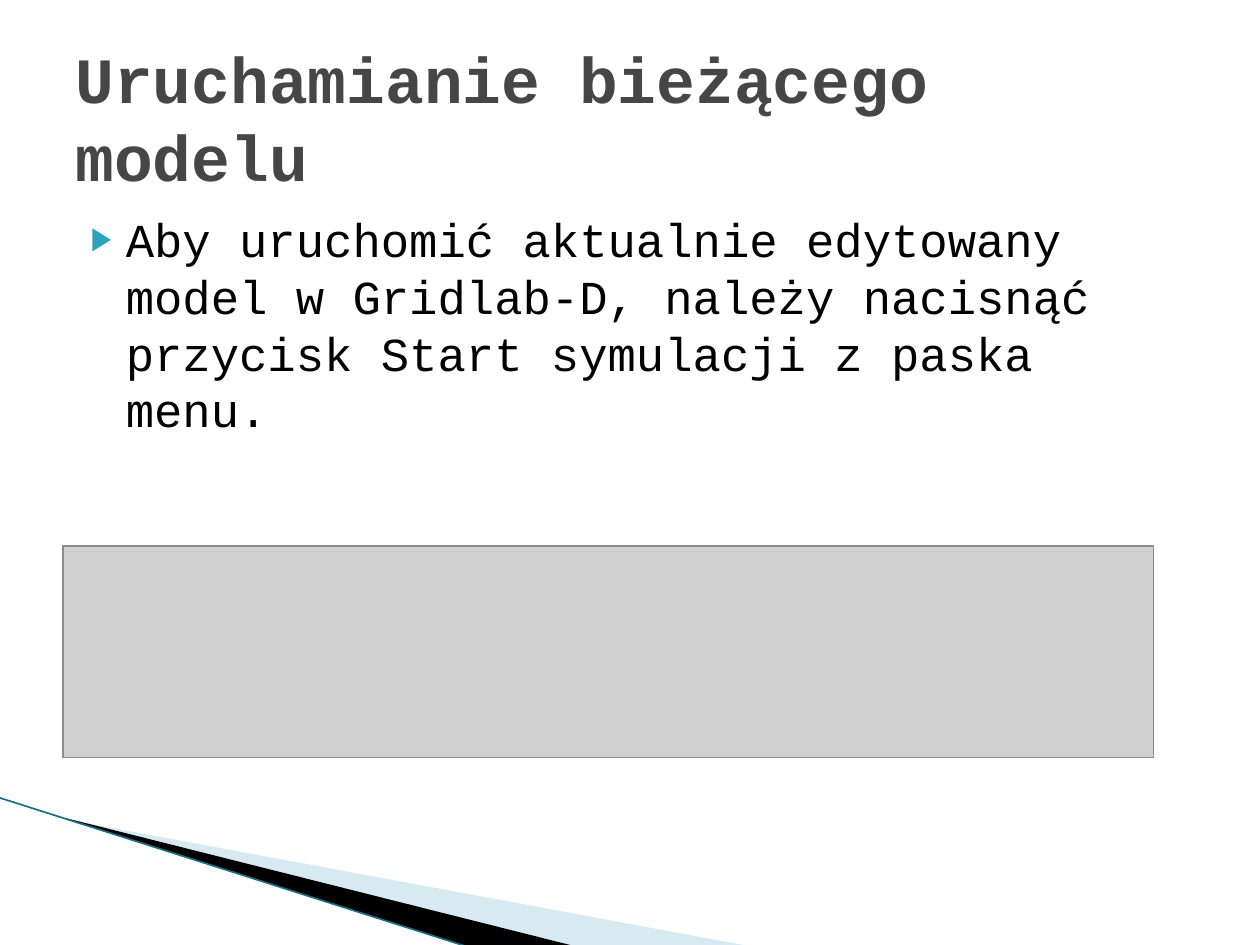
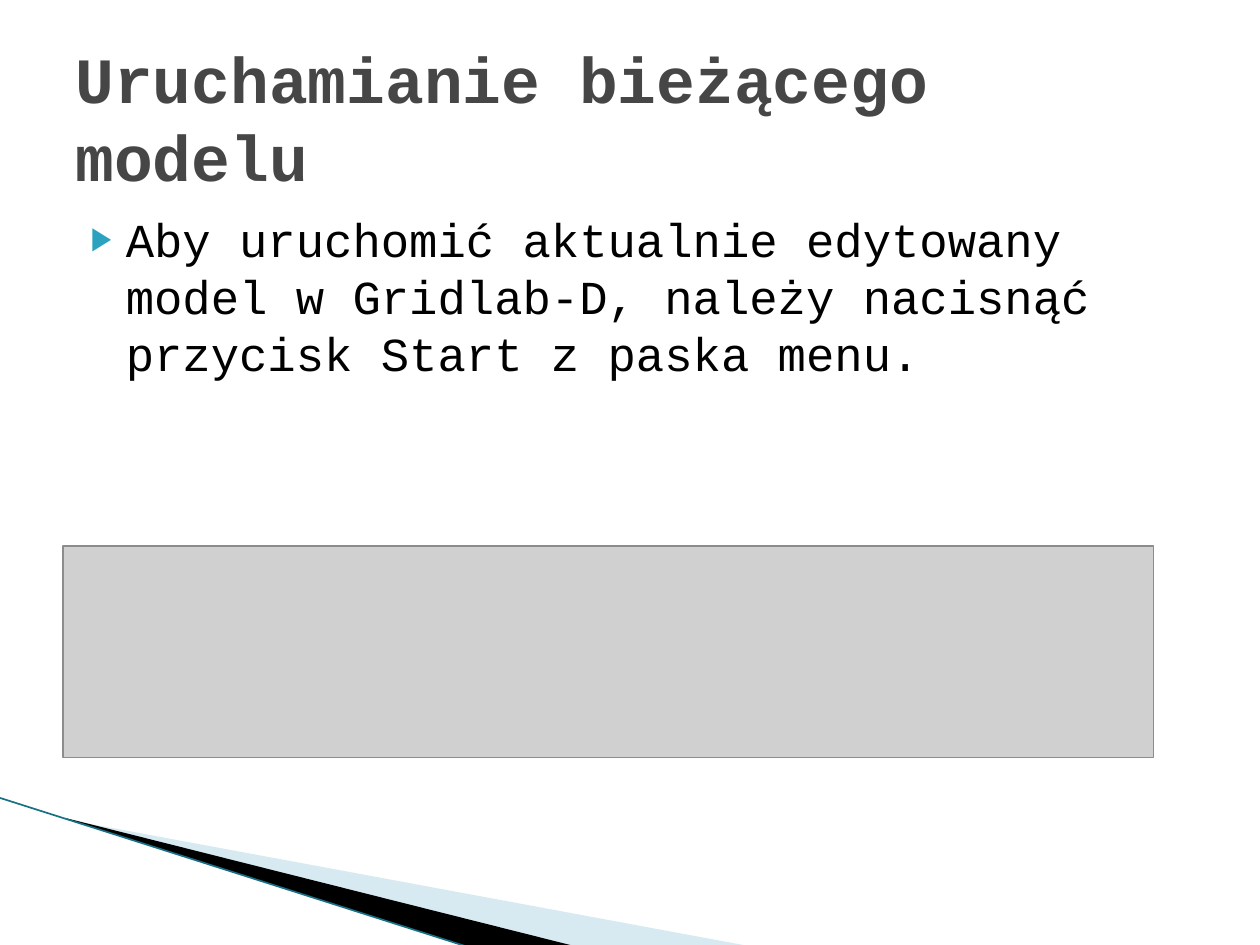
Before and after one commit to Dylek/SP_gridlab-D_GUI, a slide deck: slide 18 of final.pptx. Drawn at 1260x945 pixels with LibreOffice and Linux fonts; fonts in the diff are those of the drawing; grey boxes stand for pictures; background and template pictures are left out. Boxes give left, top, right and bottom in pixels: in the first picture for what was removed or moved away, otherwise in the second. Text is boxed around its words. In the diff, an @@ line names an element or a change of style, - is before the commit and + after.

```diff
--- a/final.pptx
+++ b/final.pptx
@@ text at (x1=126, y1=223, x2=1090, y2=381): text changed @@
-▶ Aby uruchomić aktualnie edytowany model w Gridlab-D, należy nacisnąć przycisk Start symulacji z paska menu.
+▶ Aby uruchomić aktualnie edytowany model w Gridlab-D, należy nacisnąć przycisk Start z paska menu.
```
Also in this commit, not shown: 6 other slides changed, 1 slide removed, 1 other file.
